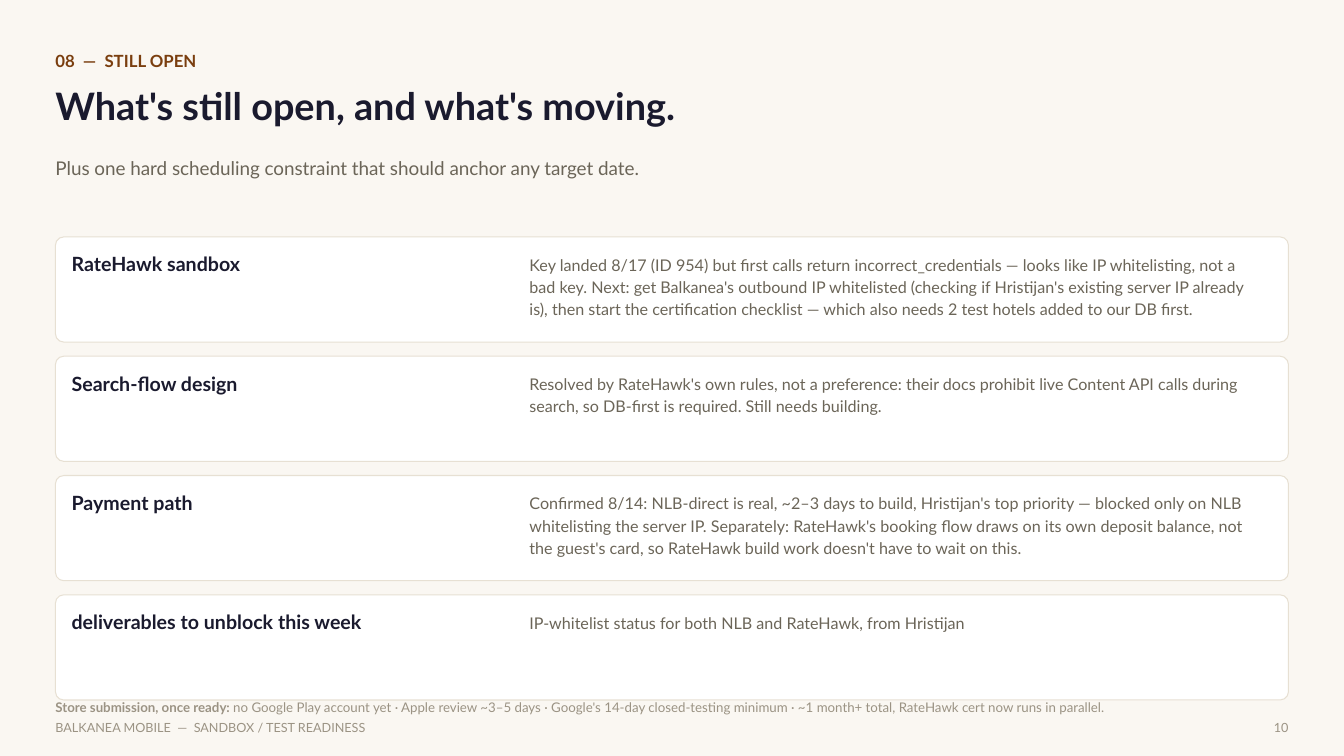
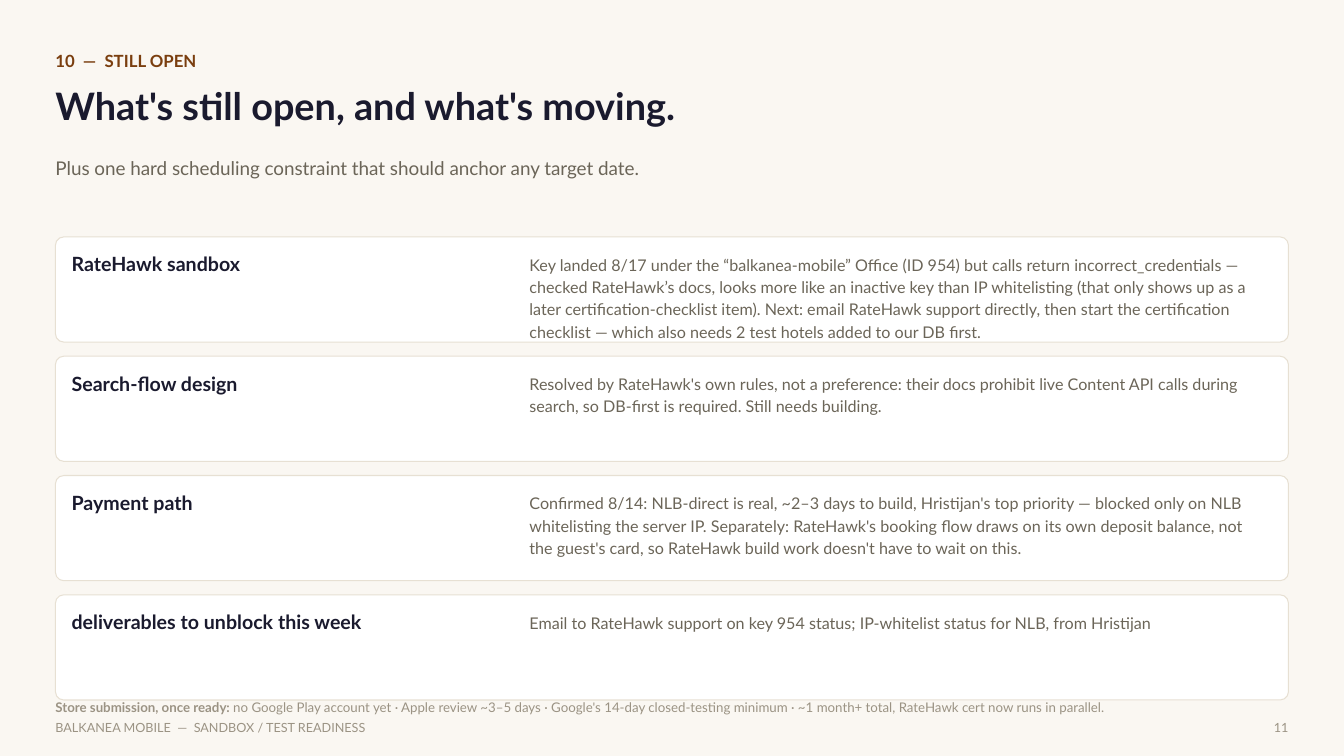
Before and after one commit to rweale-ai/balkanea-mobile, a slide deck: slide 11 of decks/Balkanea-Mobile-Sandbox-Readiness-Update.pptx (slide 10 before the commit). Drawn at 1344x756 pixels with LibreOffice and Linux fonts; fonts in the diff are those of the drawing. Boxes give left, top, right and bottom in pixels: in the first picture for what was removed or moved away, otherwise in the second. Text is boxed around its words. In the diff, an @@ line names an element or a change of style, - is before the commit and + after.

```diff
--- a/decks/Balkanea-Mobile-Sandbox-Readiness-Update.pptx
+++ b/decks/Balkanea-Mobile-Sandbox-Readiness-Update.pptx
@@ text at (55,54,197,67): text changed @@
-08 — STILL OPEN
+10 — STILL OPEN
@@ text at (529,258,1246,338): text changed @@
-Key landed 8/17 (ID 954) but first calls return incorrect_credentials — looks like IP whitelisting, not a bad key. Next: get Balkanea's outbound IP whitelisted (checking if Hristijan's existing server IP already is), then start the certification checklist — which also needs 2 test hotels added to our DB first.
+Key landed 8/17 under the “balkanea-mobile” Office (ID 954) but calls return incorrect_credentials — checked RateHawk’s docs, looks more like an inactive key than IP whitelisting (that only shows up as a later certification-checklist item). Next: email RateHawk support directly, then start the certification checklist — which also needs 2 test hotels added to our DB first.
@@ text at (529,617,1151,632): text changed @@
-IP-whitelist status for both NLB and RateHawk, from Hristijan
+Email to RateHawk support on key 954 status; IP-whitelist status for NLB, from Hristijan
@@ text at (1274,723,1289,732): text changed @@
-10
+11
```
Also in this commit, not shown: 6 other slides changed, 1 slide added, 9 other files.
